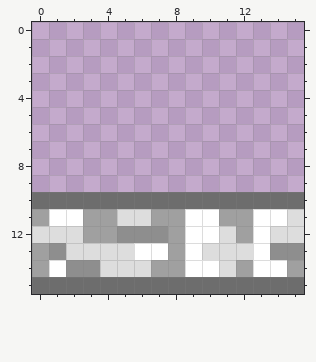
One commit to this pixel-art file: Assets/Sprites/Game/Floors/Tile_Wall_School_Top.aseprite. Above is the file before it was changed.
16x16 pixels, 1 frame.
New version:
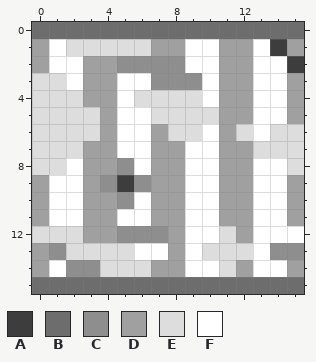
Palette (. is transparent): A #3d3d3d  B #6d6d6d  C #8e8e8e  D #a0a0a0  E #dddddd  F #ffffff
The exact change:
y 0: x 0..15 ................ -> BBBBBBBBBBBBBBBB
y 1: x 0..15 ................ -> DFEEEEEDDFFDDFAD
y 2: x 0..15 ................ -> DFFDDCCCCFFDDFFA
y 3: x 0..15 ................ -> EEFDDFFCCCFDDFFD
y 4: x 0..15 ................ -> EEEDDFEEEEFDDFFD
y 5: x 0..15 ................ -> EEEEDFFEEEEDDFFD
y 6: x 0..15 ................ -> EEEEDFFDEEFDEFEE
y 7: x 0..15 ................ -> EEEDDFFDDFFDDEEE
y 8: x 0..15 ................ -> EEFDDCFDDFFDDFFE
y 9: x 0..15 ................ -> DFFDCACDDFFDDFFD
y 10: x 0..15 BBBBBBBBBBBBBBBB -> DFFDDCFDDFFDDFFD
y 11: x 5..6 EE -> FF; x 15 E -> D
y 12: x 14..15 EE -> FF
